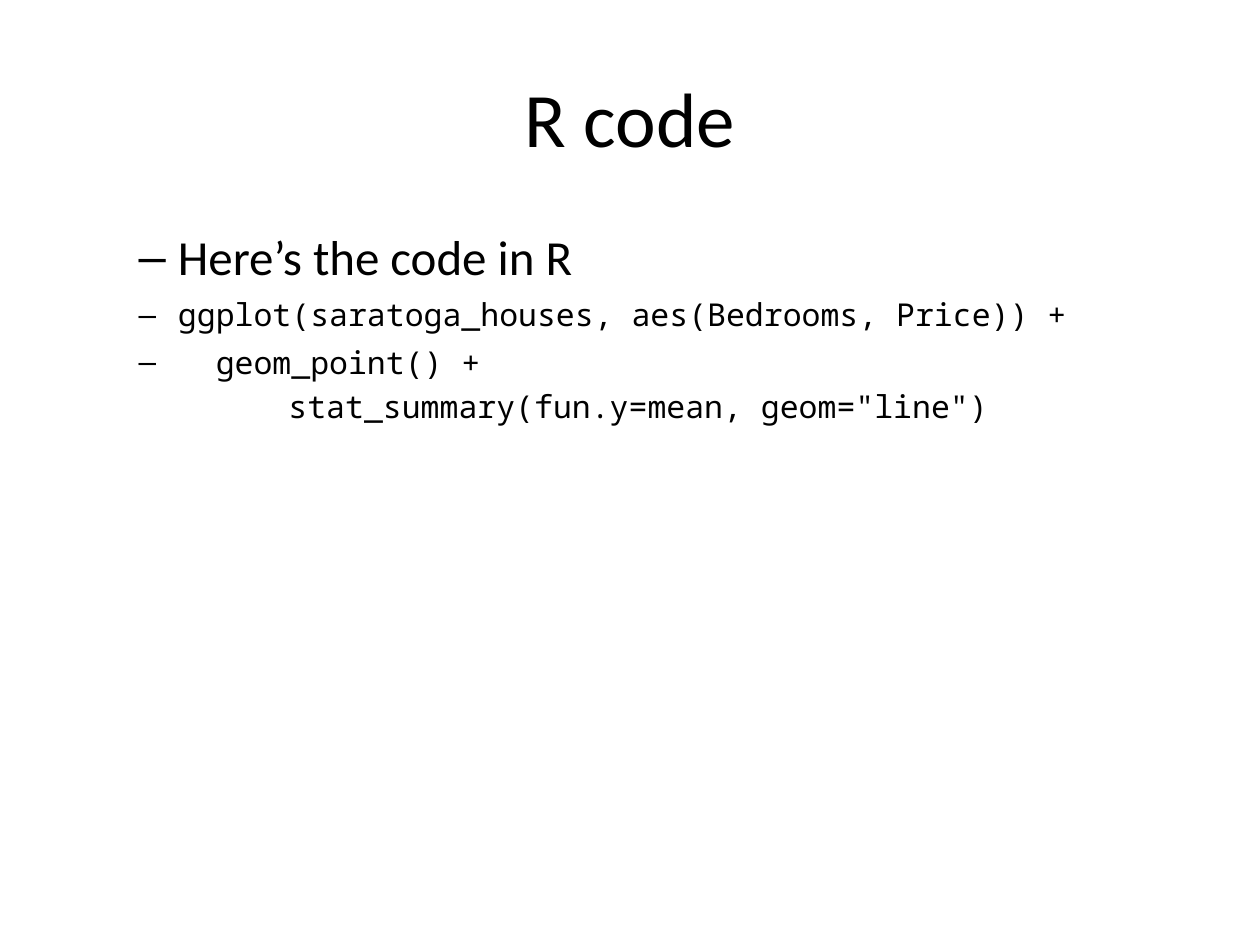
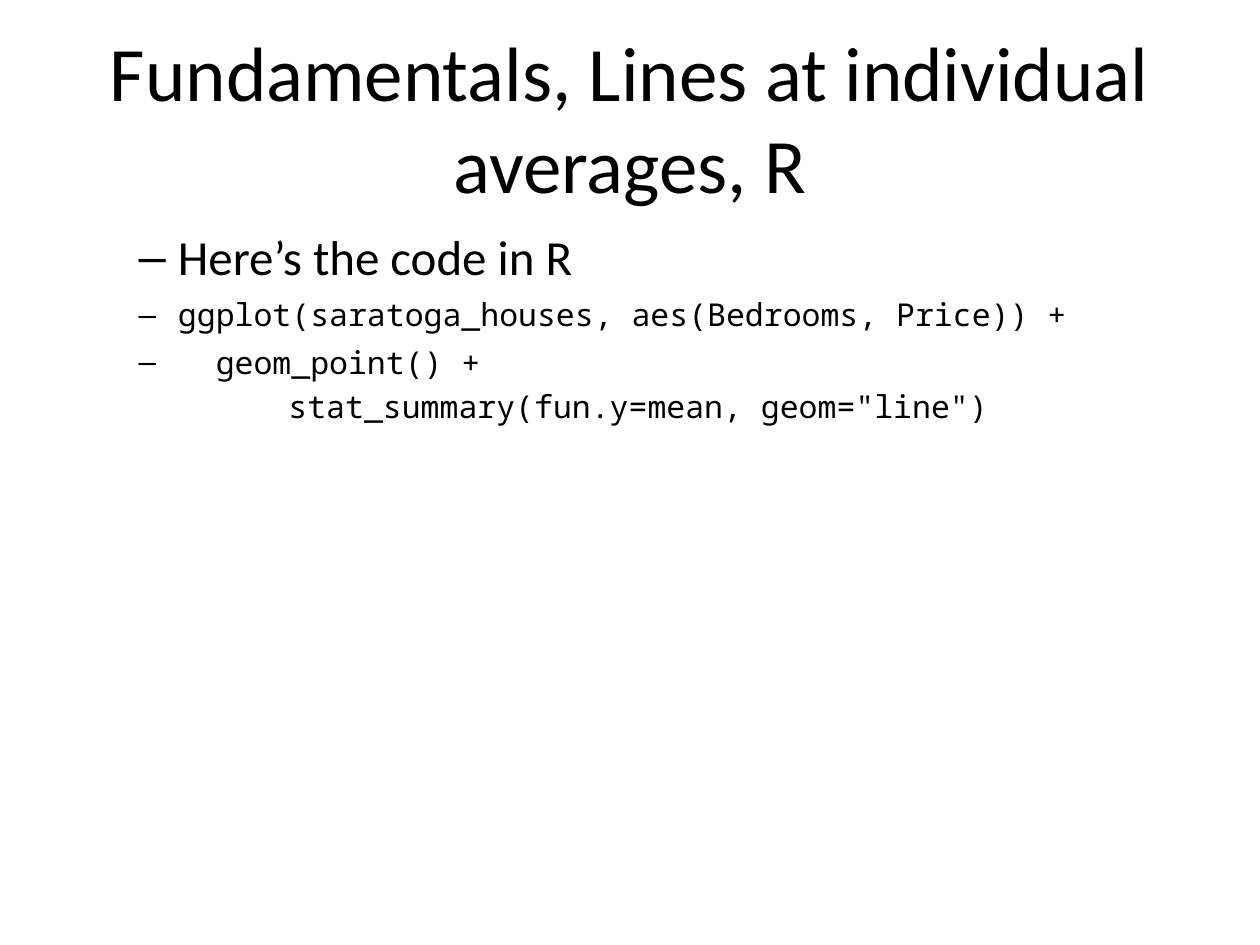
Before and after one commit to pmean/data-visualization, a slide deck: slide 12 of data-viz-03/component/fundamentals.pptx. Drawn at 1260x945 pixels with LibreOffice and Linux fonts; fonts in the diff are those of the drawing. Boxes give left, top, right and bottom in pixels: in the first picture for what was removed or moved away, otherwise in the second. Text is boxed around its words. In the diff, an @@ line names an element or a change of style, - is before the commit and + after.

Commit message:
Added axis range discussion to line graph fundamentals.

```diff
--- a/data-viz-03/component/fundamentals.pptx
+++ b/data-viz-03/component/fundamentals.pptx
@@ title at (x1=110, y1=47, x2=1148, y2=207): text changed @@
-R code
+Fundamentals, Lines at individual averages, R
```
Also in this commit, not shown: 1 other slide changed, 2 slides added, 2 slides removed, 11 other files.
